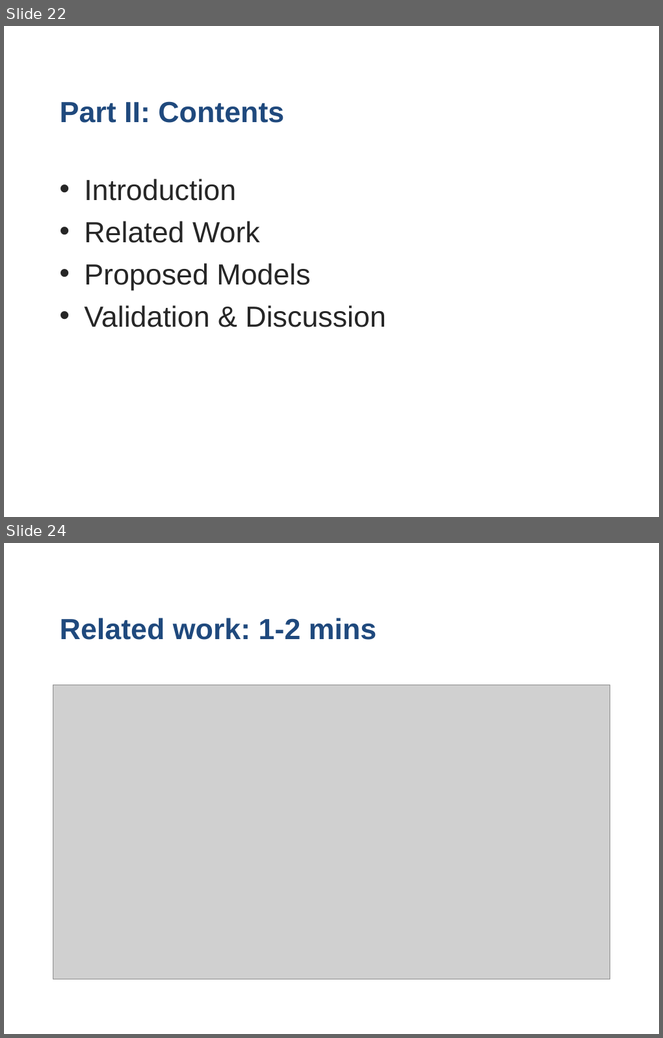
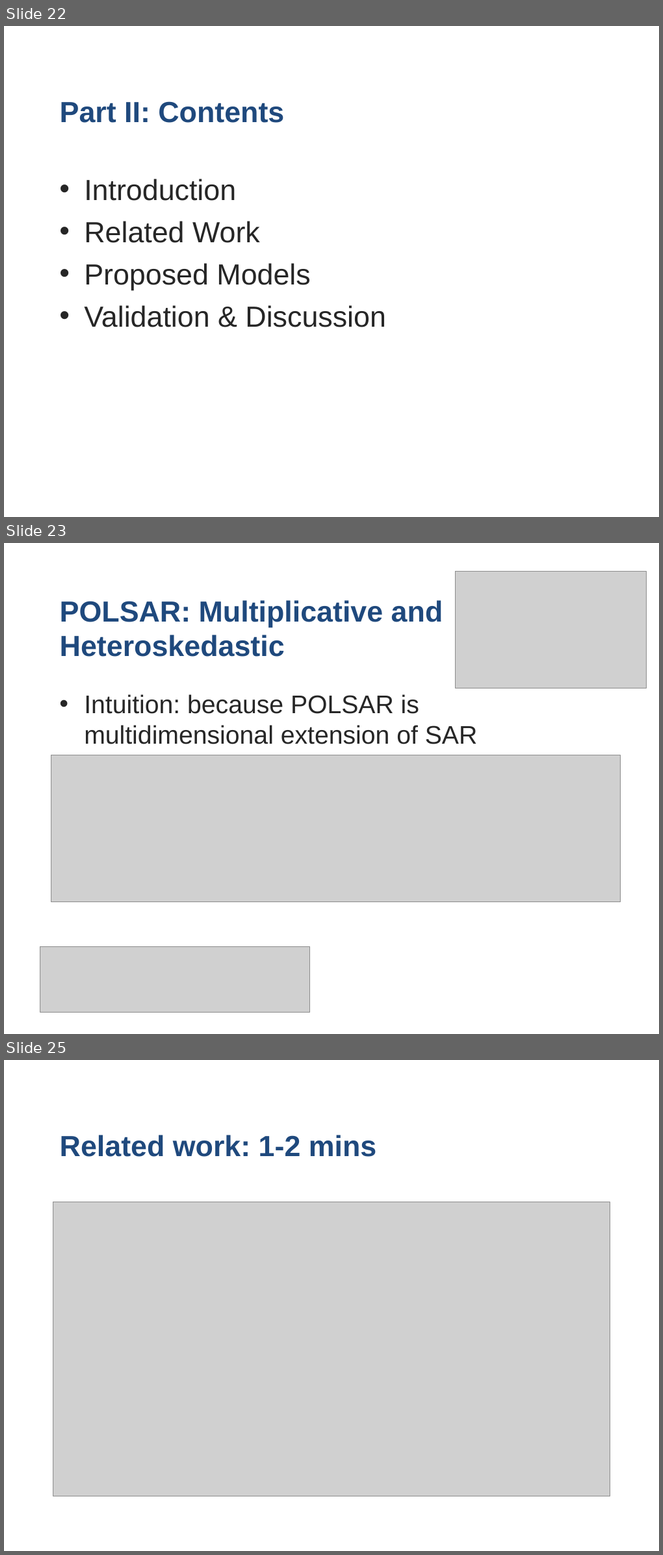
Before and after one commit to stivo-suong/thesis-latex-dev, a slide deck: oral_defense/Scalar & Homoskedastic Models for SAR & POLSAR.pptx.ppt. Shown one above the other, each under a label of ours: slides 22 and 24 before the commit, slides 22, 23 and 25 after it; the slides between them are not shown. The pictures are 663x1038 and 663x1555 pixels, drawn with LibreOffice and Linux fonts; fonts in the diff are those of the drawing; grey boxes stand for pictures; background and template pictures are left out. Boxes give left, top, right and bottom in pixels: in the first picture for what was removed or moved away, otherwise in the second. Text is boxed around its words. In the diff, an @@ line names an element or a change of style, - is before the commit and + after.

```diff
--- a/oral_defense/Scalar & Homoskedastic Models for SAR & POLSAR.pptx.ppt
+++ b/oral_defense/Scalar & Homoskedastic Models for SAR & POLSAR.pptx.ppt
@@ slide 23 added at (4, 543, 659, 1034), background #FFFFFF @@
@@ picture added at (456, 571, 646, 689) @@
@@ title added at (60, 600, 443, 657), 32 pt, text #1F497D, bold @@
+POLSAR: Multiplicative and Heteroskedastic
@@ text added at (84, 694, 478, 745), 28 pt, text #262626 @@
+  • Intuition: because POLSAR is multidimensional extension of SAR
@@ picture added at (51, 756, 621, 902) @@
@@ picture added at (40, 947, 310, 1013) @@
@@ what was slide 24 is now slide 25 @@
```
Also in this commit, not shown: 3 slides changed, 4 other slides added, 1 slide removed, 2 other files.
